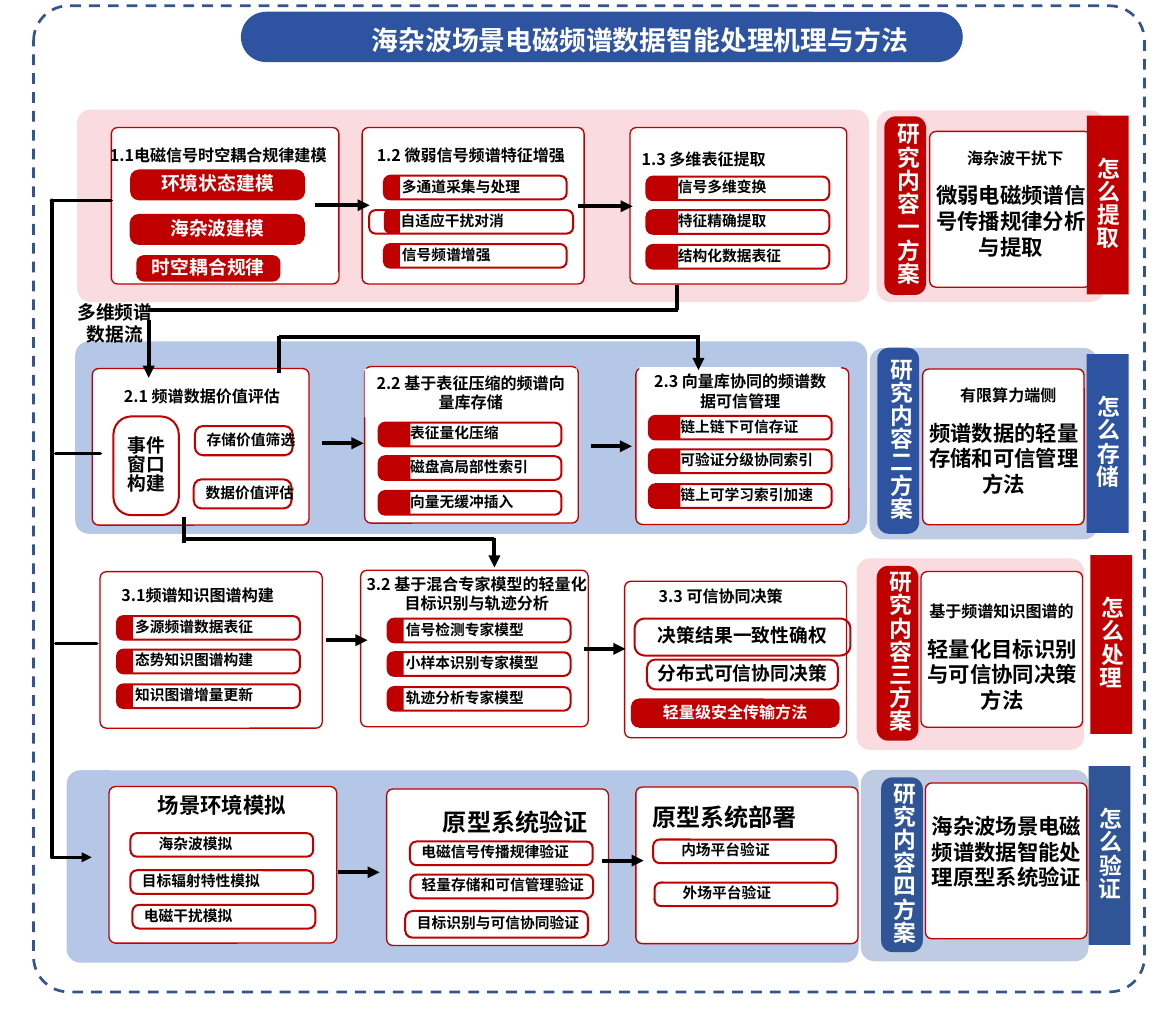
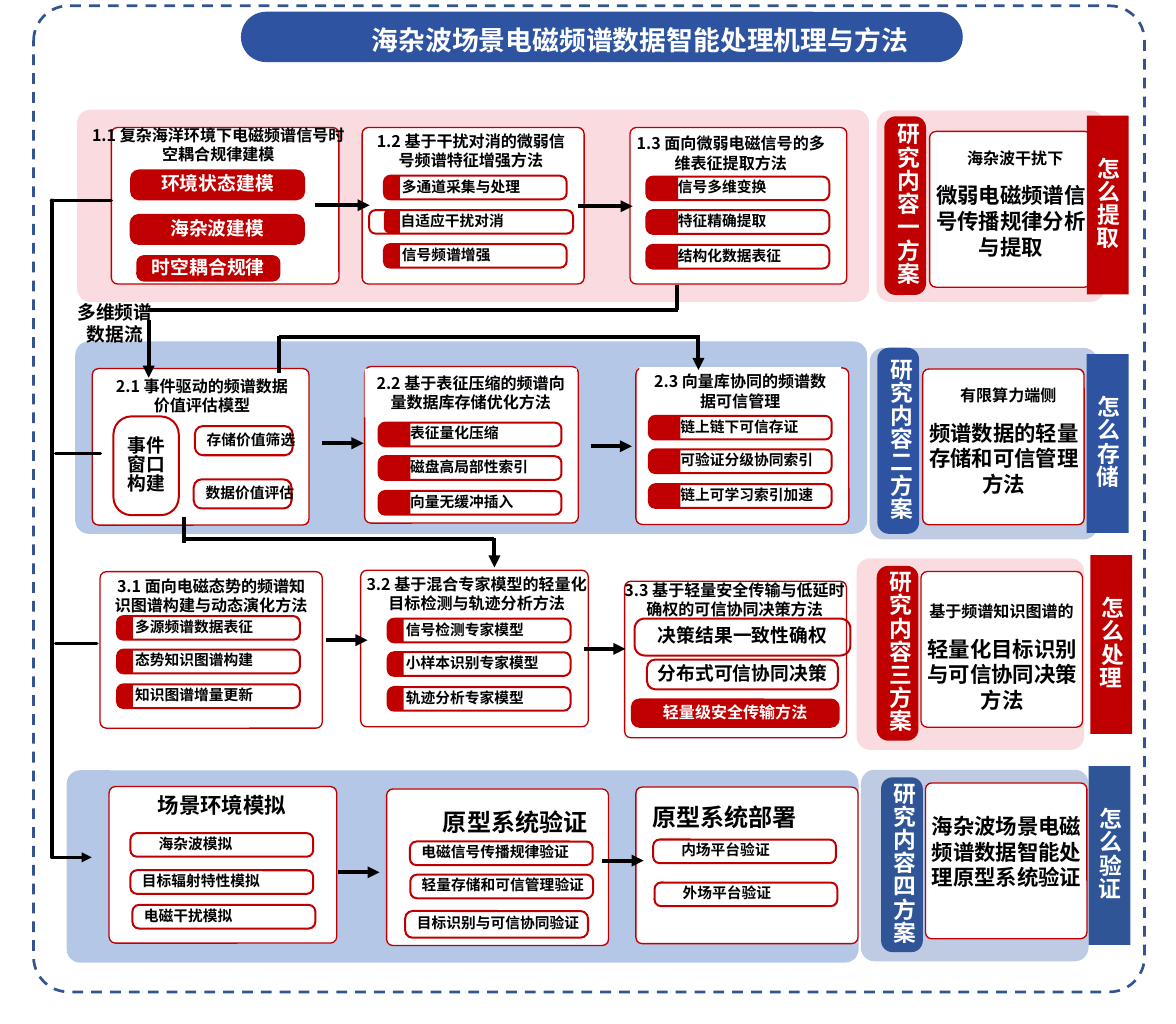
Before and after one commit to yeshu8zpf/NSFC_MCI, a slide deck: slide 1 of 军民融合/ppt/research_solutions.pptx. Drawn at 1176x1024 pixels with LibreOffice and Linux fonts; fonts in the diff are those of the drawing. Boxes give left, top, right and bottom in pixels: in the first picture for what was removed or moved away, otherwise in the second. Text is boxed around its words. In the diff, an @@ line names an element or a change of style, - is before the commit and + after.

```diff
--- a/军民融合/ppt/research_solutions.pptx
+++ b/军民融合/ppt/research_solutions.pptx
@@ text at [92,127,345,162]: text changed @@
-1.1电磁信号时空耦合规律建模
+1.1 复杂海洋环境下电磁频谱信号时空耦合规律建模
@@ text at [377,133,565,168]: text changed @@
-1.2 微弱信号频谱特征增强
+1.2 基于干扰对消的微弱信号频谱特征增强方法
@@ text at [637,135,824,171]: text changed @@
-1.3 多维表征提取
+1.3 面向微弱电磁信号的多维表征提取方法
@@ rectangle "2.1 事件驱动的频谱数据价值评估模型": place and size @@
-rectangle "2.1 事件驱动的频谱数据价值评估模型" at [124,388,280,404]
+rectangle "2.1 事件驱动的频谱数据价值评估模型" at [101,371,303,419]
@@ text in rectangle at [116,375,288,416]: text changed @@
-2.1 频谱数据价值评估
+2.1 事件驱动的频谱数据价值评估模型
@@ text in rectangle at [377,375,564,410]: text changed @@
-2.2 基于表征压缩的频谱向量库存储
+2.2 基于表征压缩的频谱向量数据库存储优化方法
@@ text at [115,578,307,616]: text changed @@
-3.1频谱知识图谱构建
+3.1 面向电磁态势的频谱知识图谱构建与动态演化方法
@@ text at [367,576,586,611]: text changed @@
-3.2 基于混合专家模型的轻量化目标识别与轨迹分析
+3.2 基于混合专家模型的轻量化目标检测与轨迹分析方法
@@ text at [624,580,844,620]: text changed @@
-3.3 可信协同决策
+3.3 基于轻量安全传输与低延时确权的可信协同决策方法
```
Also in this commit, not shown: 2 other files.
